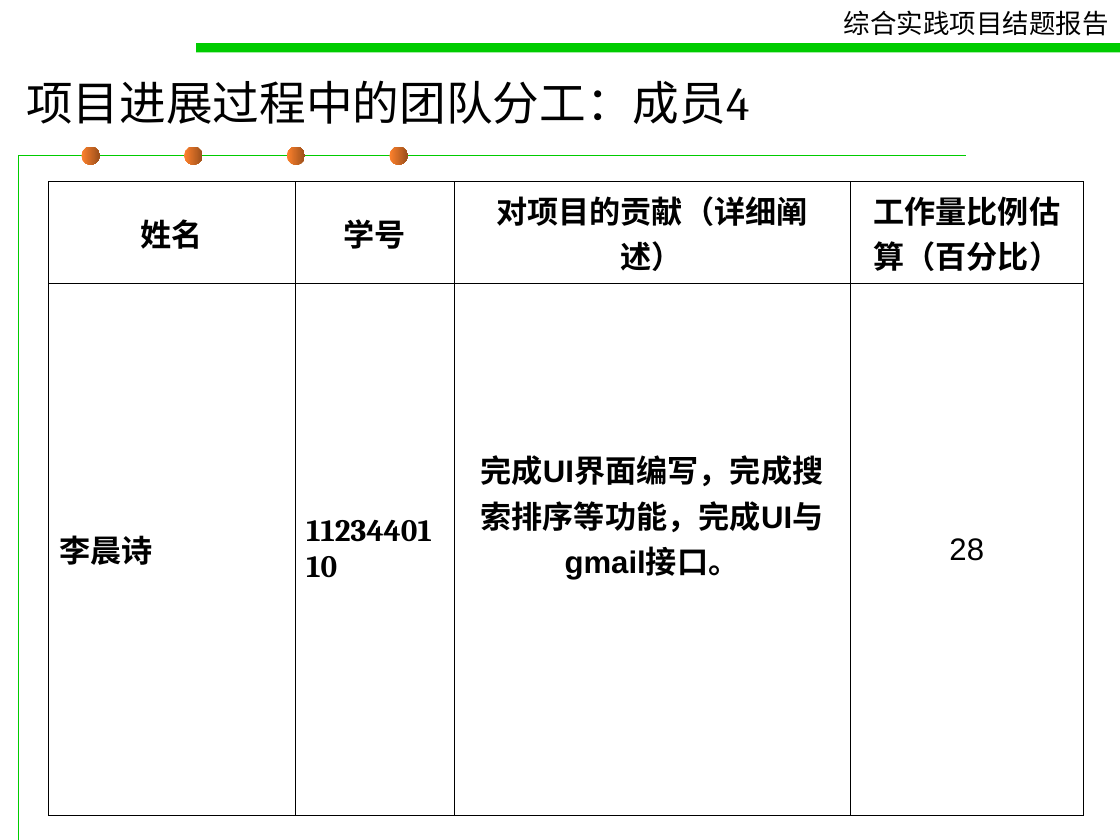
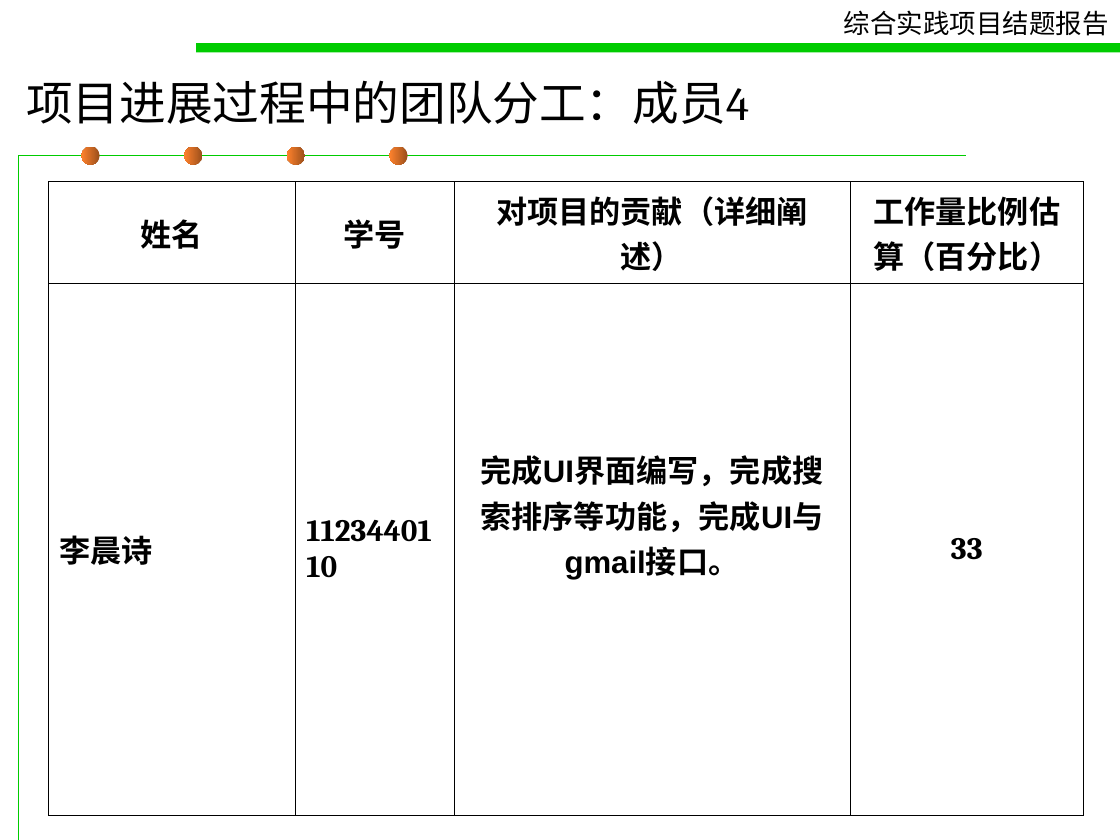
Before and after one commit to pokerG/Gmail-attachment-extension, a slide deck: slide 9 of doc/concludingreport.ppt. Drawn at 1120x840 pixels with LibreOffice and Linux fonts; fonts in the diff are those of the drawing. Boxes give left, top, right and bottom in pixels: in the first picture for what was removed or moved away, otherwise in the second. Text is boxed around its words. In the diff, an @@ line names an element or a change of style, - is before the commit and + after.

```diff
--- a/doc/concludingreport.ppt
+++ b/doc/concludingreport.ppt
@@ fill gradient #FF822D to #9B4F1B to gradient #9B4F1B to #FF822D in 4 elements at (x1=82, y1=147, x2=100, y2=165), (x1=184, y1=147, x2=202, y2=165), (x1=287, y1=147, x2=305, y2=165), (x1=390, y1=147, x2=408, y2=165) @@
@@ table at (x1=48, y1=181, x2=1083, y2=799) @@
-row 2, column 4: 28
+row 2, column 4: 33
```
Also in this commit, not shown: 25 other slides changed.
